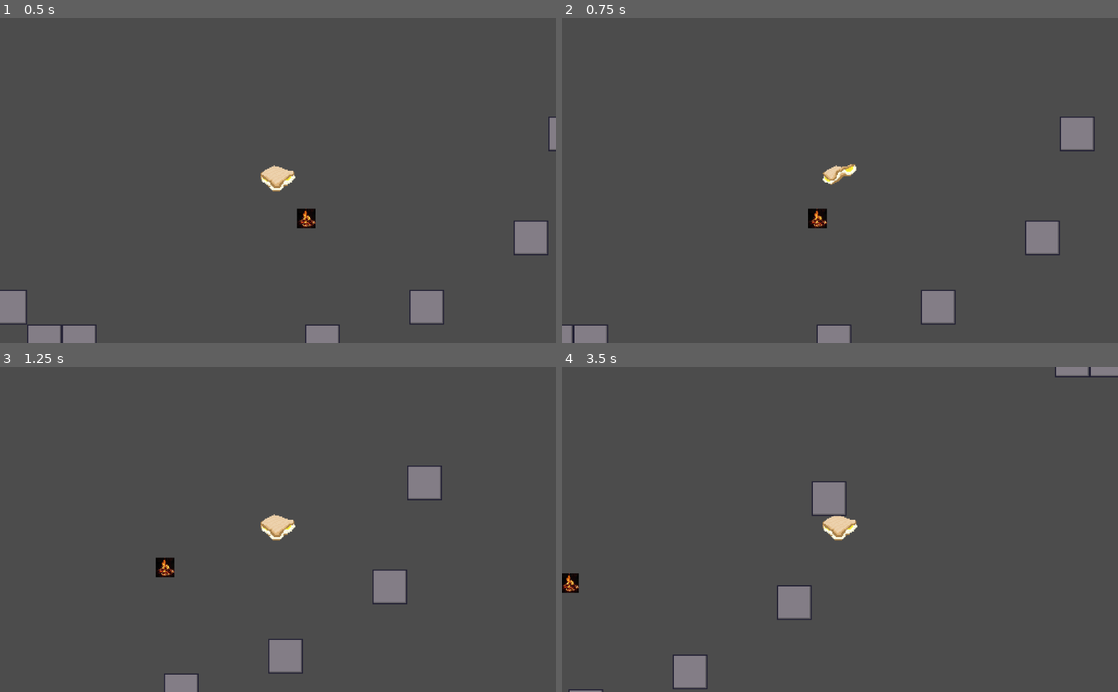
Above: before the commit, frames 1-4 (two rows, left to right).
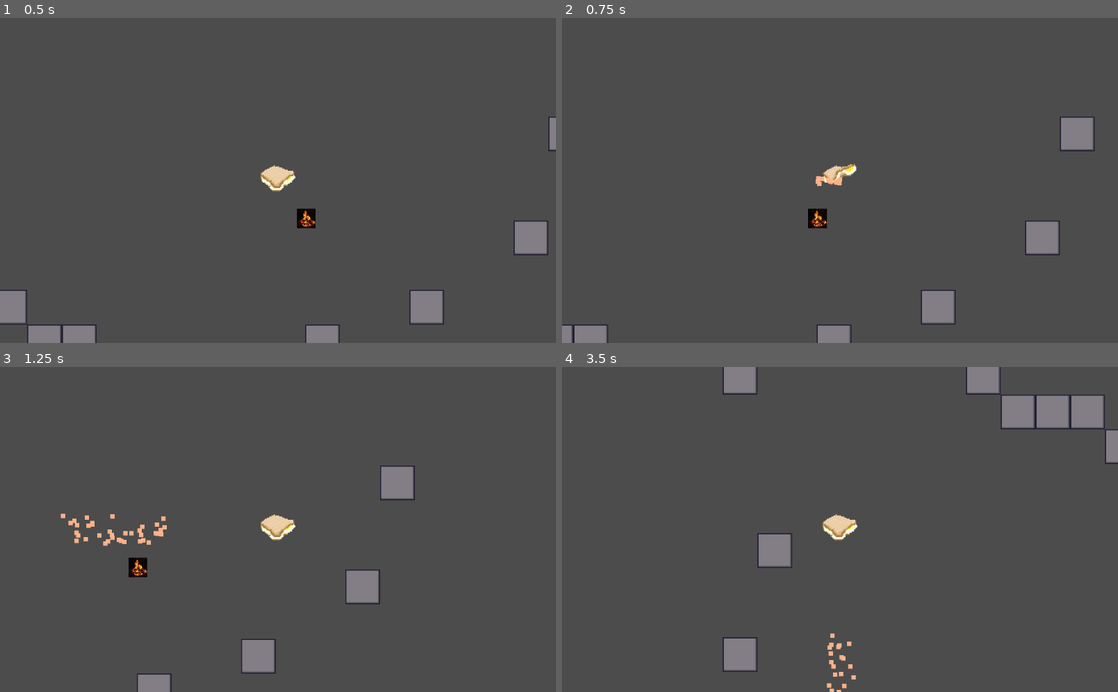
Above: after the commit, the same moments.

Repository: NomisIV/game21
Game: Godot game, scene res://main.tscn
Two runs of this game, one before a commit and one after it. Both use one fixed random seed, a clock stepped at 60 frames per second and the inputs below.
Inputs:
- Up to frame 1 (0.5 s): no input
- Up to frame 2 (0.75 s): tap Enter at 0.5 s; hold D (move_right) from 0.53 s (still down); tap Shift (dodge) at 0.6 s
- Up to frame 3 (1.25 s): keep holding D (move_right)
- Up to frame 4 (3.5 s): release D (move_right) at 1.28 s; hold S (move_down) 1.28-2.03 s; tap Shift (dodge) at 1.35, 2.1, 2.85 s; hold D (move_right) 2.03-2.78 s; hold W (move_up) from 2.78 s (still down)

Frame 1 is identical in both runs. In frame 2, less than 0.1% of the frame differs, in the area x 45-51%, y 48-52%; in frame 3, 4.5%; in frame 4, 7.1%, in the area x 0-100%, y 0-100%.

Commit message:
did stuff

Diff:
--- a/aggmackan/Dragon.gd
+++ b/aggmackan/Dragon.gd
@@ -37,8 +37,8 @@
 	var res = astar.get_id_path(1, 3)
 	print (res)
 
-
-
+func shoot_fire():
+	pass
 
 
 # Called every frame. 'delta' is the elapsed time since the previous frame.
--- a/aggmackan/Player.gd
+++ b/aggmackan/Player.gd
@@ -1,10 +1,11 @@
 extends KinematicBody2D
 
-
-var speed = 150
+const NORMAL_SPEED = 150
+const EGG_SPEED = 100
+var speed = NORMAL_SPEED
 var has_egg : bool = false
 var dodge_speed = 400
-var dodge_time = 0.1
+var dodge_time = 0.2
 
 var score = 0
 var vel : Vector2 = Vector2()
@@ -64,9 +65,9 @@
 
 func pick_up_egg():
 	has_egg = true
-	speed = 100
+	speed = EGG_SPEED
 
 func drop_of_egg():
 	has_egg = false
 	score += 1
-	speed = 250
+	speed = NORMAL_SPEED
--- a/aggmackan/Player.tscn
+++ b/aggmackan/Player.tscn
@@ -25,12 +25,12 @@
 
 [sub_resource type="ParticlesMaterial" id=5]
 emission_shape = 1
-emission_sphere_radius = 10.27
+emission_sphere_radius = 5.0
 flag_disable_z = true
 direction = Vector3( 0, 1, 0 )
 spread = 12.56
 gravity = Vector3( 0, 0, 0 )
-initial_velocity = 120.0
+initial_velocity = 300.0
 initial_velocity_random = 0.22
 orbit_velocity = 0.0
 orbit_velocity_random = 0.0
@@ -53,11 +53,10 @@
 frames = SubResource( 2 )
 
 [node name="dodge_par" type="Particles2D" parent="."]
-visible = false
 material = SubResource( 4 )
 scale = Vector2( 0.5, 0.5 )
 emitting = false
-amount = 100
-lifetime = 3.0
+amount = 200
+local_coords = false
 process_material = SubResource( 5 )
 texture = ExtResource( 6 )
--- /dev/null
+++ b/aggmackan/fireball.gd
@@ -0,0 +1,12 @@
+extends Area2D
+
+var vel = Vector2()
+
+
+# Called when the node enters the scene tree for the first time.
+func _ready():
+	pass # Replace with function body.
+
+
+# Called every frame. 'delta' is the elapsed time since the previous frame.
+func _physics_process(delta):
--- /dev/null
+++ b/aggmackan/fireball.tscn
@@ -0,0 +1,17 @@
+[gd_scene load_steps=4 format=2]
+
+[ext_resource path="res://assets/sprites/campfire.jpeg" type="Texture" id=1]
+[ext_resource path="res://fireball.gd" type="Script" id=2]
+
+[sub_resource type="CircleShape2D" id=1]
+
+[node name="Node2D" type="Area2D"]
+script = ExtResource( 2 )
+
+[node name="CollisionShape2D" type="CollisionShape2D" parent="."]
+shape = SubResource( 1 )
+
+[node name="Sprite" type="Sprite" parent="."]
+position = Vector2( 0.0442446, -0.162228 )
+scale = Vector2( 0.0690052, 0.0562636 )
+texture = ExtResource( 1 )
Not shown, changed: aggmackan/assets/sprites/tiles.png.import
